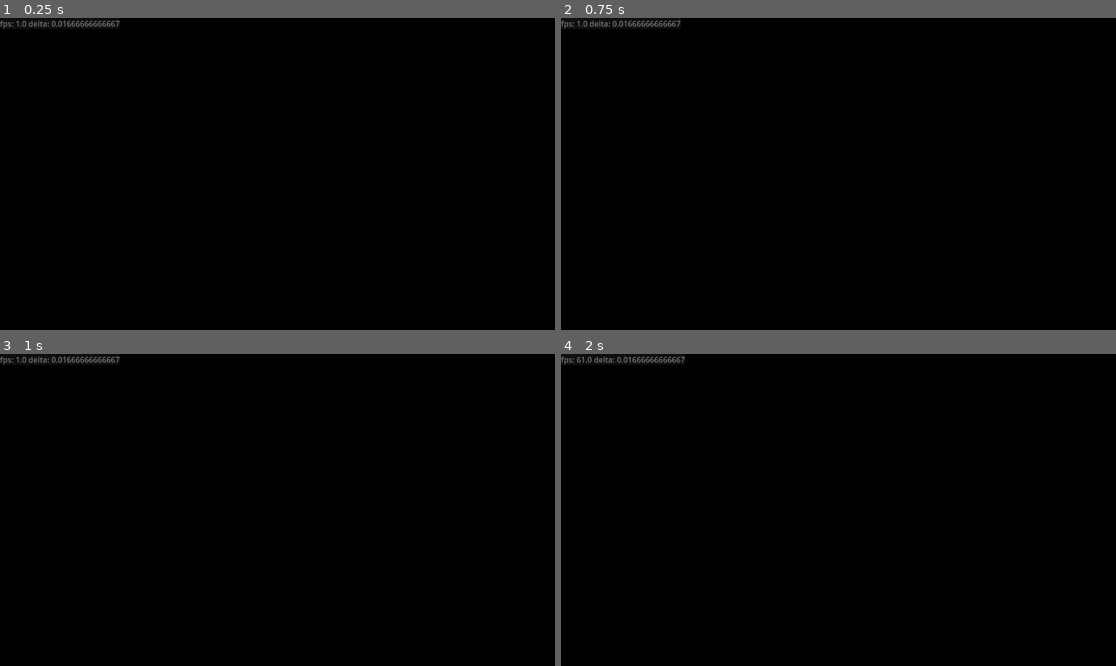
Above: before the commit, frames 1-4 (two rows, left to right).
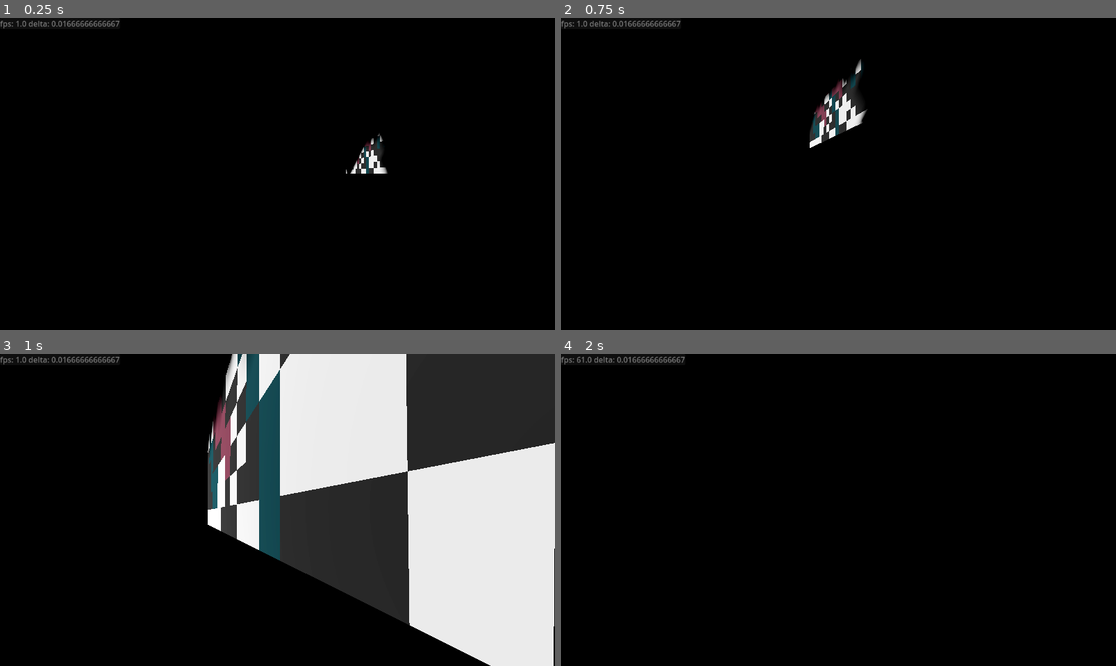
Above: after the commit, the same moments.

Repository: Bonono63/space-voxel-proof-of-concept
Game: Godot game, scene res://main.tscn
Two runs of this game, one before a commit and one after it. Both use one fixed random seed, a clock stepped at 60 frames per second and the inputs below.
Inputs (mouse positions are in pixels of both pictures, inside the frame that each line leads up to):
- Up to frame 1 (0.25 s): no input
- Up to frame 2 (0.75 s): tap Enter at 0.5 s; move the mouse to (866, 174) at 0.52 s; hold W from 0.53 s (still down); tap Shift at 0.6 s
- Up to frame 3 (1 s): keep holding W; tap Space at 0.77 s
- Up to frame 4 (2 s): keep holding W; move the mouse to (810, 510) at 1.27 s; tap Ctrl at 1.35 s; tap Space at 1.52 s

The runs differ from the first frame. In frame 1, 0.5% of the frame differs, in the area x 62-70%, y 36-50%; in frame 2, 1.3%; in frame 3, 50%, in the area x 37-100%, y 0-100%; in frame 4, nothing differs.

Commit message:
Fortnite gaming

Diff:
--- a/main.gd
+++ b/main.gd
@@ -1,28 +1,43 @@
 extends Node
 
-# We do a little bit of data oriented design :)
-const size : Vector3i = Vector3i(3,3,3)
-const chunk_count = size.x * size.y * size.z
-var world_data : PackedByteArray = []
-# TODO redo the world pos to use an int type or bytes instead since floats don't make sense for a grid
-var world_pos : PackedVector3Array = []
+class physics_object:
+	# These will all be 64 bit floating point numbers to hopefully avoid some precision issues
+	var pos_x : float = 0
+	var pos_y : float = 0
+	var pos_z : float = 0
+
+	var rot : Quaternion = Quaternion.IDENTITY
+
+	var size : Vector3i = Vector3i.ZERO
+	var data : PackedByteArray = []
+	# Stores the position and lod of the desired chunk Vector3i + LOD value
+	var chunk_pos : PackedInt32Array = []
+
+	func _init() ->void:
+		pass
+
+	func get_chunk_data_size() -> int:
+		return size.x*size.y*size.z
+
+
+# Thread pool for generating chunk meshes
+var thread_pool : Array[Thread] = []
+
+# For now chunk data is processed on the main thread and will remain there
+
+# another name for seed
 var iv : int = randi()
 
+# Maybe have a maximum number of meshes?
 var mesh_pool : Array[MeshInstance3D] = []
 
 #KSP strat for avoiding floating point precision issues
 var world_offset : Vector3 = Vector3.ZERO
 
-class physics_body:
-	var basis : Basis
-	var chunk_data : PackedByteArray = []
-	var chunk_pos : PackedVector3Array = []
-	# These will all be 64 bit floating point numbers to hopefully avoid some precision issues
-	var pos_x : float
-	var pos_y : float
-	var pos_z : float
-
-const SHADER = preload("res://chunk_0.gdshader")
+var objects : Array[physics_object] = []
+
+# how close does the player need to be in order for the chunk to be rendered at full detail
+const render_distance : int = 2
 
 # TODO for performance make the main thread demand chunk generation and chunk mesh generation,
 # but do these operations on seperate threads as to ensure stable performance on the main thread
@@ -31,15 +46,23 @@
 func _init() -> void:
 	Engine.max_fps = 0
 
+	var earth : physics_object = physics_object.new()
+	earth.size = Vector3(1, 1, 1)
+
 	# terrain generation
-	for i in size.x:
-		for j in size.y:
-			for k in size.z:
+	for i in earth.size.x:
+		for j in earth.size.y:
+			for k in earth.size.z:
 				var start_time = Time.get_unix_time_from_system()
 				print(i+j+k, " ", Vector3(i, j, k))
-				world_data.append_array(generate_chunk_data(Vector3i(i, j, k), iv))
-				world_pos.append(Vector3(i, j, k))
+				earth.data.append_array(generate_chunk_data(Vector3i(i, j, k), iv))
+				earth.chunk_pos.append(i)
+				earth.chunk_pos.append(j)
+				earth.chunk_pos.append(k)
+				earth.chunk_pos.append(0)
 				print("chunk generation time: ", (Time.get_unix_time_from_system() - start_time) * 1000, "ms")
+
+	objects.append(earth)
 
 func _ready() -> void:
 	var block_atlas : ImageTexture = generate_block_texture_atlas()
@@ -50,29 +73,37 @@
 	#material.shader = SHADER
 	#material.set_shader_parameter("block_atlas", block_atlas)
 
-	mesh_pool.resize(chunk_count)
-
+	# TODO add support for rendering multiple objects
+	mesh_pool.resize(objects[0].get_chunk_data_size())
+
+	# TODO add check for whether pos is even visible
+	# TODO do testing to see if raymarched planets makes sense after a certain distance so that they can be visible at all times (should be very performant since they will cover very few pixels before we switch to rasterization)
+	# Raymarched night sky??!?
 	# create all mesh instances needed
-	for i in range(chunk_count):
+	for i in range(mesh_pool.size()):
 		var instance = MeshInstance3D.new()
-		instance.position = world_pos[i]*32
+		instance.position.x = objects[0].pos_x*32
+		instance.position.y = objects[0].pos_y*32
+		instance.position.z = objects[0].pos_z*32
+		#instance.rotation_edit_mode = Node3D.ROTATION_EDIT_MODE_QUATERNION
+		#instance.rotation = objects[0].rot
 		mesh_pool[i] = instance
 
 	# generate the meshes
-	for i in range(chunk_count):
-		var chunk_data = world_data.slice(32768*i,32768*(i+1))
+	for i in range(objects[0].get_chunk_data_size()):
+		var chunk_data = objects[0].data.slice(32768*i,32768*(i+1))
 
 		var start_time = Time.get_unix_time_from_system()
-		#var mesh = generate_chunk_mesh_naive_optimized(chunk_data)
-		var mesh = generate_lod_chunk_mesh_naive()
+		var mesh = generate_chunk_mesh_naive_optimized(chunk_data)
+		#var mesh = generate_lod_chunk_mesh_naive()
 		print("mesh generation time: ", (Time.get_unix_time_from_system() - start_time) * 1000, "ms")
 
 		mesh_pool[i].mesh = mesh
 
 	# add all the mesh instances
-	for i in range(chunk_count):
-		mesh_pool[i].set_surface_override_material(0, material)
-		add_child(mesh_pool[i])
+	for mesh in mesh_pool:
+		mesh.set_surface_override_material(0, material)
+		add_child(mesh)
 
 
 var w : bool = false
@@ -144,12 +175,14 @@
 	if shift:
 		world_offset += Vector3(0,1,0) * delta * move_speed
 
-	for i in range(mesh_pool.size()):
+	for i in range(objects[0].get_chunk_data_size()):
 		# emulates player movement
-		mesh_pool[i].position = world_offset + world_pos[i]*32
+		mesh_pool[i].position.x = world_offset.x + objects[0].pos_x*32
+		mesh_pool[i].position.y = world_offset.y + objects[0].pos_y*32
+		mesh_pool[i].position.z = world_offset.z + objects[0].pos_z*32
 
 # pass a PackedByteArray of size 32768 (16**3)
-func generate_chunk_mesh_naive(chunk_data : PackedByteArray) -> Mesh:
+static func generate_chunk_mesh_naive(chunk_data : PackedByteArray) -> Mesh:
 	var result = ArrayMesh.new()
 
 	var vertices = []
@@ -295,7 +328,7 @@
 	return result
 
 # pass a PackedByteArray of size 32768 (16**3)
-func generate_chunk_mesh_naive_optimized(chunk_data : PackedByteArray) -> Mesh:
+static func generate_chunk_mesh_naive_optimized(chunk_data : PackedByteArray) -> Mesh:
 	var start_time = Time.get_unix_time_from_system()
 
 	var result = ArrayMesh.new()
@@ -404,7 +437,7 @@
 	return result
 
 # pass a PackedByteArray of size 32768 (16**3)
-func generate_lod_chunk_mesh_naive() -> Mesh:
+static func generate_lod_chunk_mesh_naive() -> Mesh:
 	const scale : float = 32.0;
 	var result = ArrayMesh.new()
 
@@ -488,7 +521,7 @@
 
 	return result
 
-func generate_chunk_data(_pos: Vector3i, _seed : int) -> PackedByteArray:
+static func generate_chunk_data(_pos: Vector3i, _seed : int) -> PackedByteArray:
 	var result : PackedByteArray
 
 	for i in range(32*32*32):
@@ -496,7 +529,7 @@
 
 	return result
 
-func generate_chunk_bitmask(chunk_data : PackedByteArray) -> PackedByteArray:
+static func generate_chunk_bitmask(chunk_data : PackedByteArray) -> PackedByteArray:
 	var result : PackedByteArray
 
 	for i in range(32*32*32/8):
Not shown, changed: README.MD
